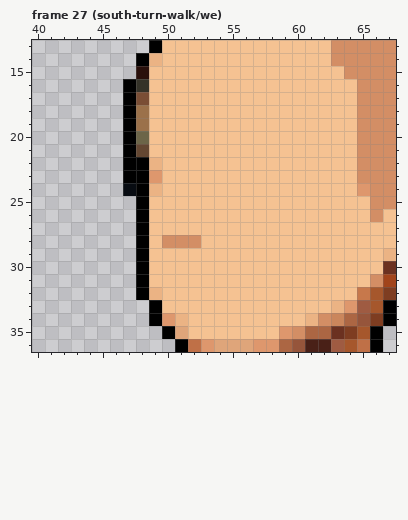
File history of a pixel-art file, apps/cheliki/public/characters/paper-doll-128/base.aseprite. This is how it looked before the edit.
128x128 pixels, 53 frames. Colours within 5 levels of each other are drawn and written as one. Shown: frame 27 (south-turn-walk/we): x 40..67, y 13..36. The commit also changed other frames or places, which this record leaves out.
After the commit:
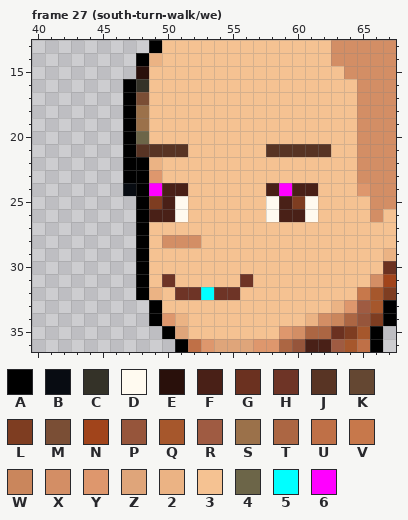
Palette (. is transparent): A #000000  B #080c12  C #343228  D #fffaf0  E #29100b  F #492017  G #6b3120  H #6e3426  J #583424  K #644732  L #7e3d21  M #7a4e35  N #a1441b  P #96553b  Q #a6572c  R #9f5b42  S #9b714a  T #ac6643  U #bf7047  V #c7784b  W #ca865c  X #d38e65  Y #de976d  Z #dfa57a  2 #ebb384  3 #f5c292  4 #6c6548  5 #00ffff  6 #ff00ff
Diff:
layer "face preview" added
layer "anchors" added
--- frame 27 (south-turn-walk/we), layers "anchors", "face preview"
@@ x 46..64 @@
 20 .A43333333333333333
-21 .AK3333333333333333
+21 .AJJJJ333333JJJJJ33
 22 .AA2333333333333333
 23 .AAY333333333333333
-24 .BA2333333333333333
-25 ..A3333333333333333
-26 ..A3333333333333333
+24 .BA6FF333333F6FF333
+25 ..ALFD333333DFLD333
+26 ..AFFD333333DFFD333
 27 ..A3333333333333333
@@ x 48..58 @@
 30 A3333333333
-31 A3333333333
-32 A2333333333
+31 A3H33333H33
+32 A23HH5HH333
 33 .A333333333
Boxes around the changes in both pictures, in picture pixels (x1, y1, x2, y2):
changed: (136, 144, 188, 222)
changed: (266, 144, 331, 222)
changed: (162, 274, 253, 300)
